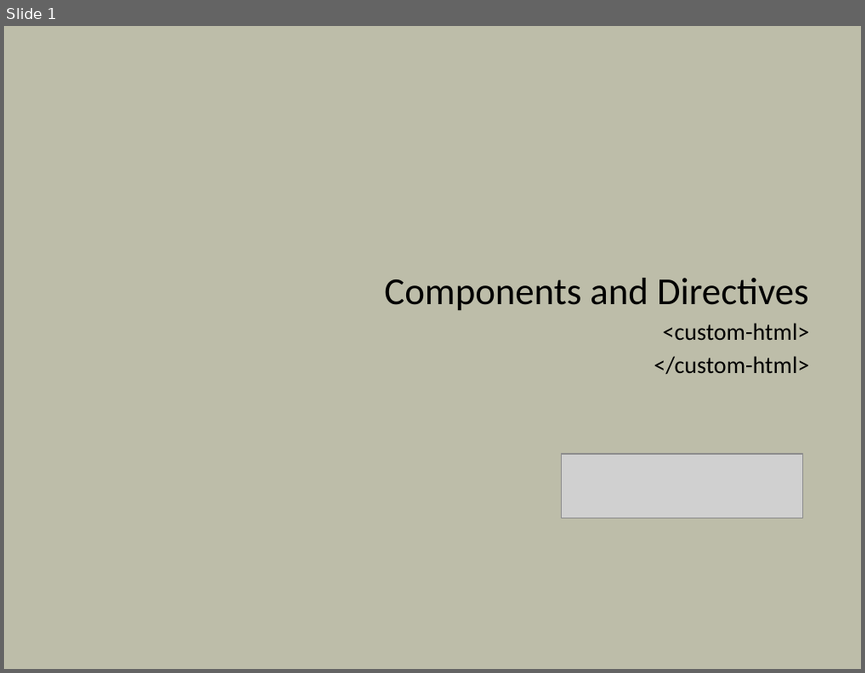
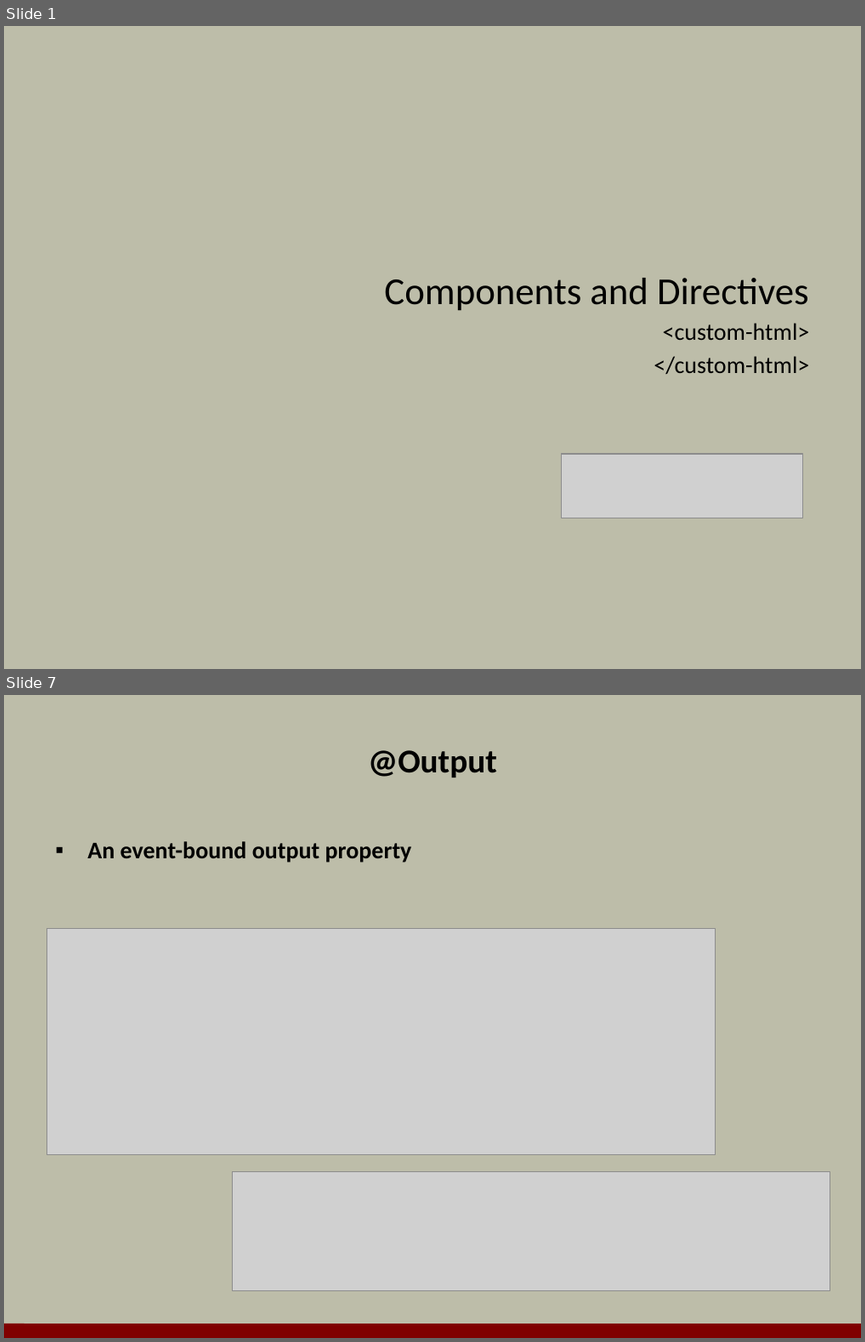
Before and after one commit to OdeToCode/classes, a slide deck: angular2/slides/07_directives.pptx. Shown one above the other, each under a label of ours: slide 1 before the commit, slides 1 and 7 after it; the slides between them are not shown. The pictures are 865x673 and 865x1342 pixels, drawn with LibreOffice and Linux fonts; fonts in the diff are those of the drawing; grey boxes stand for pictures; background and template pictures are left out. Boxes give left, top, right and bottom in pixels: in the first picture for what was removed or moved away, otherwise in the second. Text is boxed around its words. In the diff, an @@ line names an element or a change of style, - is before the commit and + after.

```diff
--- a/angular2/slides/07_directives.pptx
+++ b/angular2/slides/07_directives.pptx
@@ slide 7 added at (4, 695, 861, 1338), background #BDBDA9 @@
@@ title added at (368, 750, 497, 777), 28 pt, text #000000, bold @@
+@Output
@@ text added at (87, 841, 412, 862), 20 pt, text #000000, bold @@
+▪ An event-bound output property
@@ picture added at (46, 928, 715, 1154) @@
@@ picture added at (233, 1171, 830, 1291) @@
@@ line added from (4, 1330) to (861, 1331), #800000 12 pt @@
```
Also in this commit, not shown: 3 slides changed, 6 other slides added, 7 slides removed, 1 other file.
